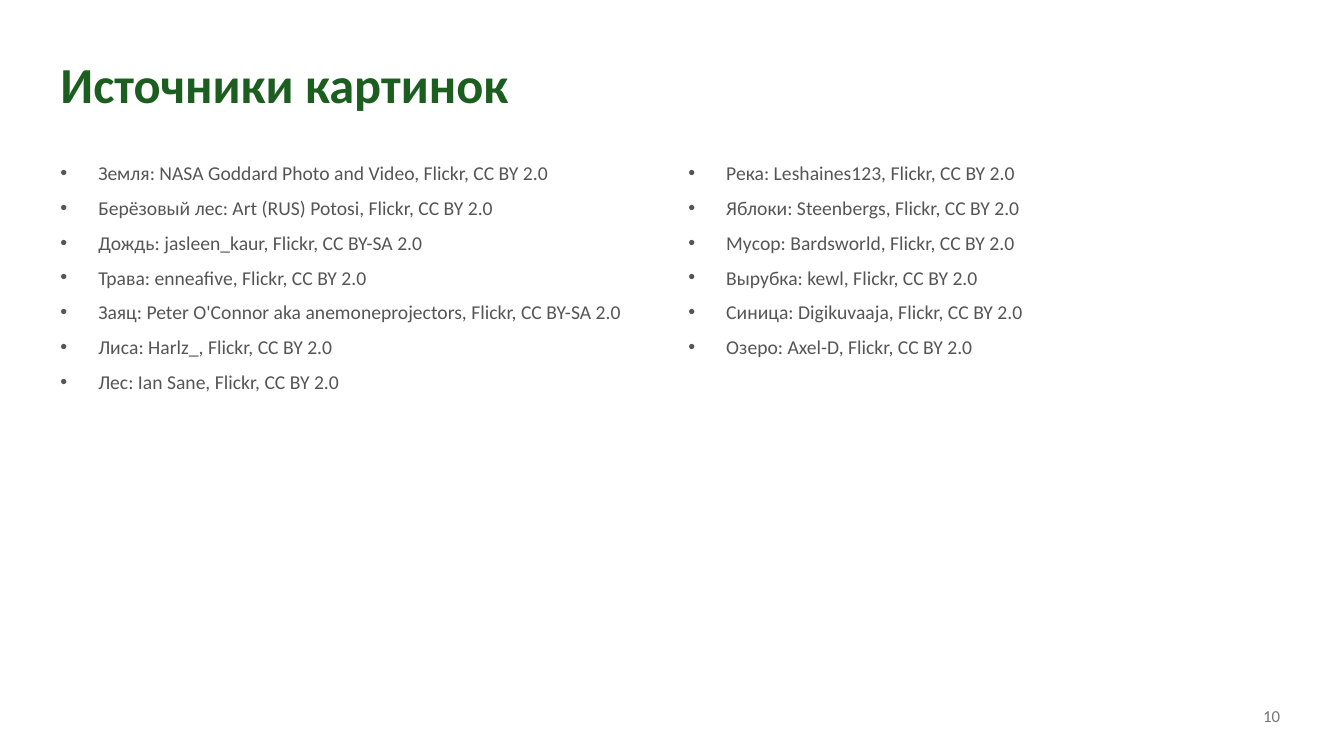
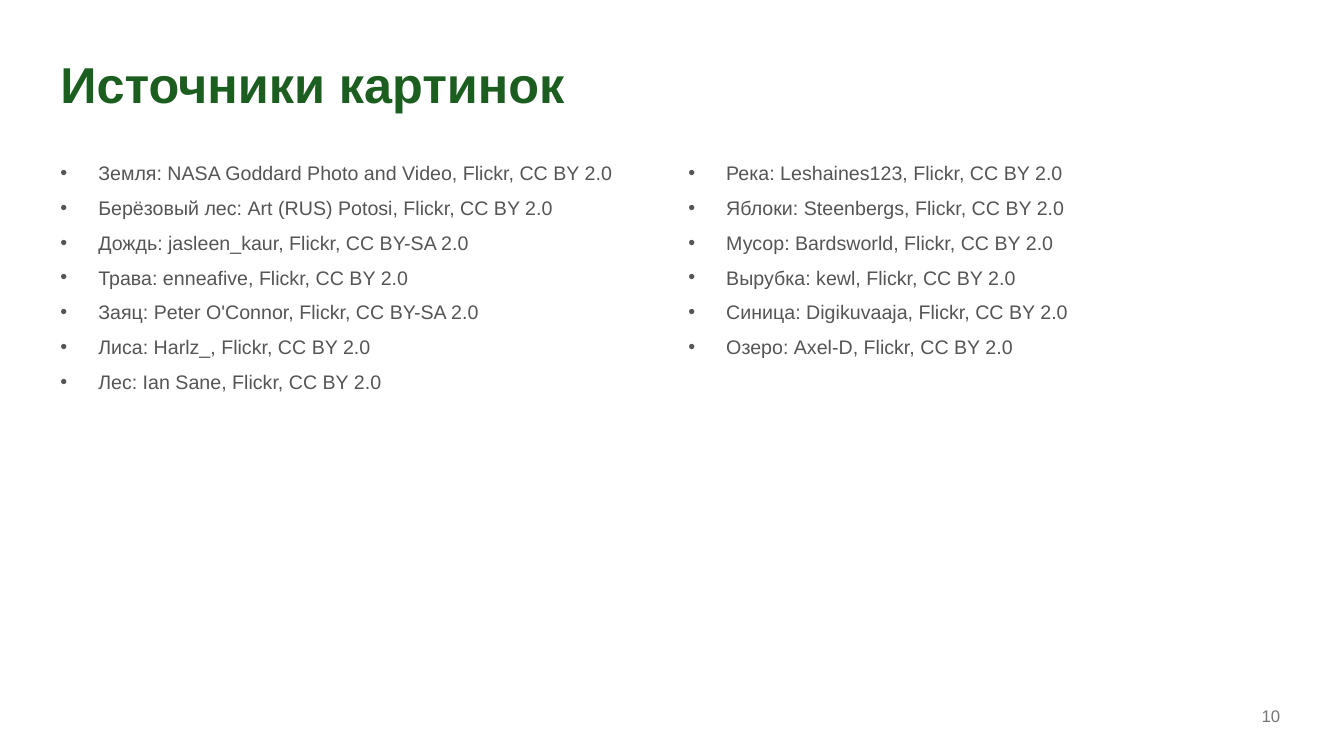
Before and after one commit to mm88vin11/Ozon-Profit, a slide deck: slide 10 of Что такое экология.pptx. Drawn at 1344x756 pixels with LibreOffice and Linux fonts; fonts in the diff are those of the drawing. Boxes give left, top, right and bottom in pixels: in the first picture for what was removed or moved away, otherwise in the second. Text is boxed around its words. In the diff, an @@ line names an element or a change of style, - is before the commit and + after.

```diff
--- a/Что такое экология.pptx
+++ b/Что такое экология.pptx
@@ text at (98, 166, 612, 392): font Calibri to Arial in "Земля: NASA Goddard Photo and Video, Flickr, ...", "Берёзовый лес: Art (RUS) Potosi, Flickr, CC ...", "Дождь: jasleen_kaur, Flickr, CC BY-SA 2.0", "Трава: enneafive, Flickr, CC BY 2.0" and 2 more places @@
@@ text at (98, 305, 478, 323): text changed; font Calibri to Arial @@
-• Заяц: Peter O'Connor aka anemoneprojectors, Flickr, CC BY-SA 2.0
+• Заяц: Peter O'Connor, Flickr, CC BY-SA 2.0
@@ font Calibri to Arial in 3 elements at (60, 68, 564, 113), (726, 166, 1067, 358), (1262, 710, 1281, 722) @@
```
Also in this commit, not shown: 9 other slides changed.
